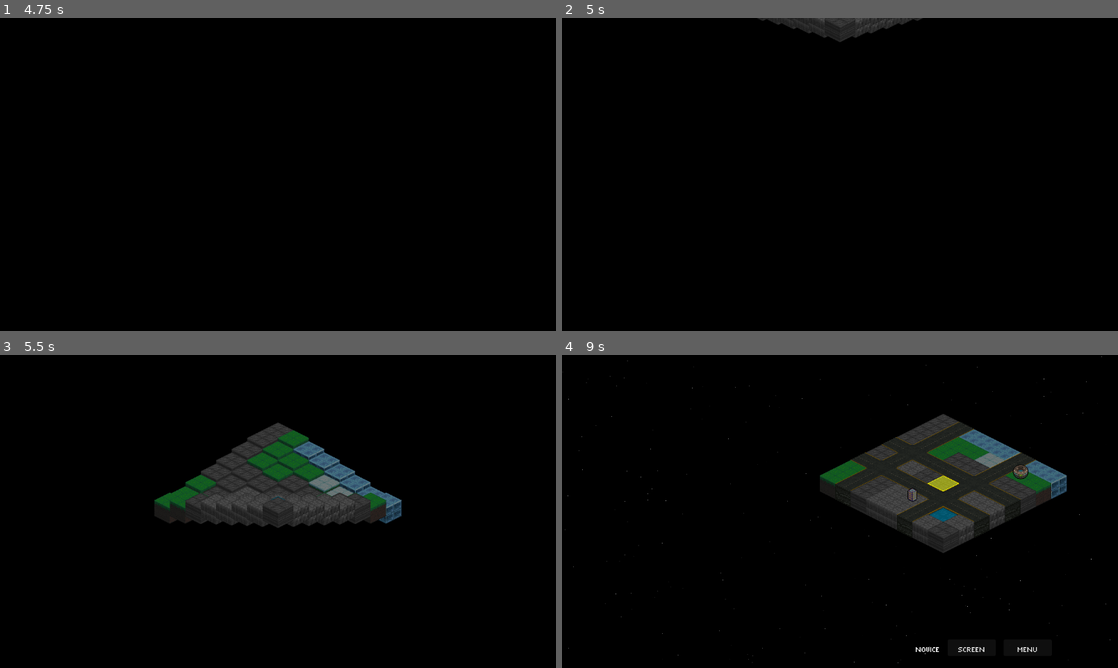
Above: before the commit, frames 1-4 (two rows, left to right).
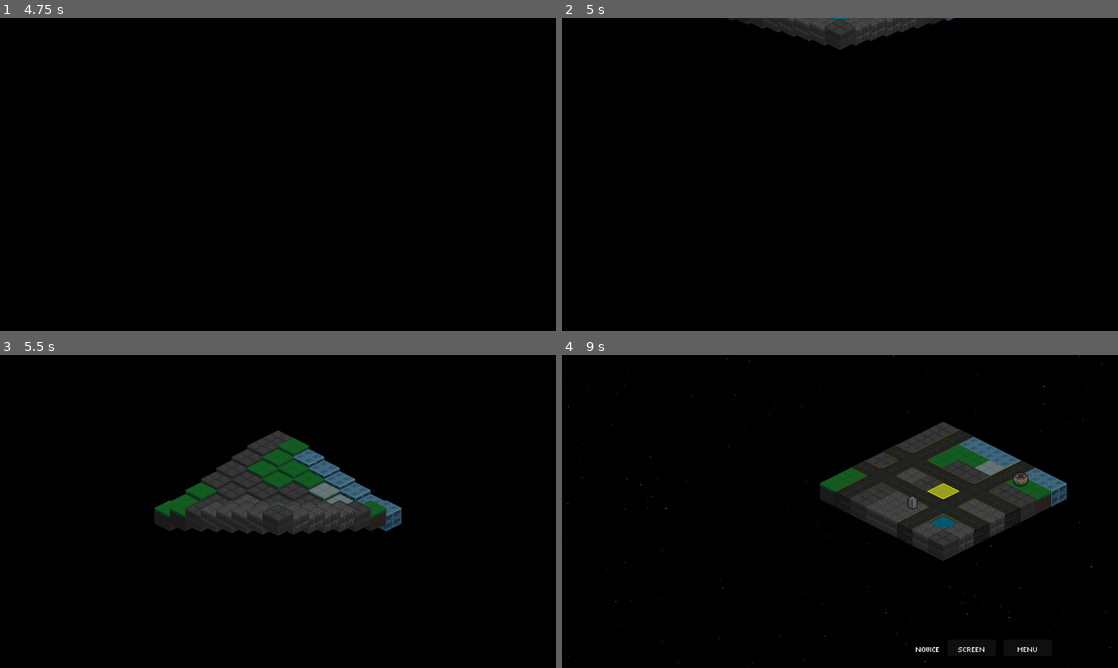
Above: after the commit, the same moments.

Repository: Tekknobot/Terrain
Game: Godot game, scene res://Scenes/TitleScreen.tscn
Same seed, same stepped clock (60 frames per second), same inputs: the game is played once before the commit and once after it. Sound files missing from this copy of the repository are replaced by a short silence.
Inputs (mouse positions are in pixels of both pictures, inside the frame that each line leads up to):
- Up to frame 1 (4.75 s): click "PLAY" at 0.5 s; click (61, 161) at 1.25 s; click (105, 161) at 2.02 s; click (150, 161) at 2.77 s; click "Confirm" at 3.5 s; click (289, 196) at 4.25 s
- Up to frame 2 (5 s): no input
- Up to frame 3 (5.5 s): tap Enter (ui_accept) at 5, 5.27 s; move the mouse to (400, 495) at 5.02 s; click (400, 495) at 5.17 s
- Up to frame 4 (9 s): drag from (728, 527) to (917, 508) at 5.77 s; move the mouse to (895, 442) at 6.52 s; click (895, 442) at 6.67 s; drag from (812, 574) to (884, 524) at 7.27 s; tap Enter (ui_accept) at 8, 8.27 s; move the mouse to (1006, 558) at 8.02 s; click (1006, 558) at 8.17 s; click "END TURN" at 8.75 s

Frame 1 is identical in both runs. In frame 2, 1.0% of the frame differs, in the area x 29-71%, y 0-11%; in frame 3, 4.8%; in frame 4, 5.8%, in the area x 0-99%, y 0-100%.

Commit message:
Adjust screen center of map.

Diff:
--- a/Scripts/Camera2D.gd
+++ b/Scripts/Camera2D.gd
@@ -1,57 +1,51 @@
+# File: res://Scripts/Camera2D.gd
 extends Camera2D
 
-# List of available zoom levels.
+# Zoom levels to cycle through
 var zoom_levels = [
 	Vector2(1, 1),
 	Vector2(2, 2),
 ]
-
 var current_zoom_index := 0
 
-# Camera drag
+# Drag state
 var dragging := false
 var drag_start := Vector2.ZERO
 var camera_start := Vector2.ZERO
-var base_position := Vector2.ZERO  # position controlled by drag and centering logic
+var base_position := Vector2.ZERO  # the “true” camera pos; shake adds on top
+var valid_drag := false
 
-# For pinch zooming
+# Touch pinch-zoom
 var active_touches := {}
 var pinch_initial_distance := 0.0
 var pinch_initial_zoom_index := 0
 
-# Camera shake
+# Shake
 var shake_amount := 0.0
 var shake_decay := 5.0
 
-var valid_drag := false
-var camera_offset
-
 func _ready():
+	# Restore zoom from settings
 	GameData.load_settings()
-	current_zoom_index = GameData.current_zoom_index
-
+	current_zoom_index = clamp(GameData.current_zoom_index, 0, zoom_levels.size() - 1)
 	zoom = zoom_levels[current_zoom_index]
 
+	set_process(true)
 	set_process_unhandled_input(true)
-	set_process(true)
 
-	# Center camera on TileMap
-	var tilemap = get_tree().get_current_scene().get_node("TileMap")
-	var grid_width = 8
-	var grid_height = 8
-	var center_tile = Vector2(grid_width / 2, grid_height / 2)
-	var world_pos = tilemap.to_global(tilemap.map_to_local(center_tile))
-	global_position = world_pos
-	base_position = world_pos
-
+	# Center on the map once at start
+	_center_on_tilemap()
+	# …and again after one frame in case tiles spawn async
+	call_deferred("_center_on_tilemap")
 
 func _unhandled_input(event):
-	# Near the top of _unhandled_input
-	var tilemap = get_tree().get_current_scene().get_node("TileMap")
-	if tilemap.selected_unit != null:
-		return  # disable all dragging/zoom logic while unit is selected
+	var tilemap: TileMap = get_tree().get_current_scene().get_node("TileMap")
 
-	# Zooming
+	# If a unit is currently selected, skip camera interactions (matches your rule)
+	if tilemap != null and tilemap.selected_unit != null:
+		return
+
+	# Mouse wheel zoom
 	if event is InputEventMouseButton:
 		if event.button_index == MOUSE_BUTTON_WHEEL_DOWN and event.pressed:
 			current_zoom_index = max(current_zoom_index - 1, 0)
@@ -60,10 +54,10 @@
 			current_zoom_index = min(current_zoom_index + 1, zoom_levels.size() - 1)
 			_zoom_camera()
 
-		# Start drag only if clicking empty tile
+		# Drag start/stop (only if clicking empty tile)
 		if event.button_index == MOUSE_BUTTON_LEFT:
 			if event.pressed:
-				if is_click_on_empty_tile():
+				if _is_click_on_empty_tile():
 					dragging = true
 					valid_drag = true
 					drag_start = get_global_mouse_position()
@@ -74,11 +68,11 @@
 				dragging = false
 				valid_drag = false
 
+	# Dragging
 	elif event is InputEventMouseMotion and dragging and valid_drag:
 		base_position = camera_start - (get_global_mouse_position() - drag_start) * 0.6
 
-
-	# Pinch zoom (mobile)
+	# Touch: pinch zoom
 	elif event is InputEventScreenTouch:
 		if event.pressed:
 			active_touches[event.index] = event.position
@@ -97,60 +91,72 @@
 			var touches = active_touches.values()
 			var current_distance = touches[0].distance_to(touches[1])
 			var ratio = current_distance / pinch_initial_distance
+
 			var offset := 0
-			if ratio > 1:
-				offset = int((ratio - 1) * 5)
-			elif ratio < 1:
-				offset = -int((1 - ratio) * 5)
+			if ratio > 1.0:
+				offset = int((ratio - 1.0) * 5.0)
+			elif ratio < 1.0:
+				offset = -int((1.0 - ratio) * 5.0)
+
 			var new_index = clamp(pinch_initial_zoom_index + offset, 0, zoom_levels.size() - 1)
 			if new_index != current_zoom_index:
 				current_zoom_index = new_index
 				_zoom_camera()
 
+func _process(delta):
+	# Apply shake around the base_position (no difficulty-based vertical offset)
+	if shake_amount > 0.0:
+		var shake_offset = Vector2(
+			randf_range(-1.0, 1.0),
+			randf_range(-1.0, 1.0)
+		) * shake_amount
+		global_position = base_position + shake_offset
+		shake_amount = max(shake_amount - shake_decay * delta, 0.0)
+	else:
+		global_position = base_position
 
 func _zoom_camera():
 	var target_zoom = zoom_levels[current_zoom_index]
 	var tween = create_tween()
 	tween.tween_property(self, "zoom", target_zoom, 0.2).set_trans(Tween.TRANS_CUBIC)
-	print("→ Camera zoom changed: index=", current_zoom_index, ", zoom=", target_zoom)
 	GameData.current_zoom_index = current_zoom_index
 	GameData.save_settings()
 
+func _is_click_on_empty_tile() -> bool:
+	var tilemap: TileMap = get_tree().get_current_scene().get_node("TileMap")
+	if tilemap == null:
+		return true
 
-func is_click_on_empty_tile() -> bool:
-	var tilemap = get_tree().get_current_scene().get_node("TileMap")
-
-	# If a unit is selected, don't allow drag
-	if tilemap.has_node("selected_unit") and tilemap.selected_unit != null:
-		return false
-
-	var local_pos = tilemap.to_local(get_viewport().get_mouse_position())
-	var clicked_tile = tilemap.local_to_map(local_pos)
+	var local_pos = tilemap.to_local(get_global_mouse_position())
+	var clicked_tile: Vector2i = tilemap.local_to_map(local_pos)
 
 	var has_unit := tilemap.get_unit_at_tile(clicked_tile) != null
 	var has_structure := tilemap.get_structure_at_tile(clicked_tile) != null
-
 	return not has_unit and not has_structure
 
+func _center_on_tilemap() -> void:
+	var tilemap: TileMap = get_tree().get_current_scene().get_node("TileMap")
+	if tilemap == null:
+		return
 
-func _process(delta):
-	if GameData.current_level >= 6:
-		camera_offset = 0
-	else:
-		camera_offset = 16
+	var used: Rect2i = tilemap.get_used_rect()
+	if used.size.x <= 0 or used.size.y <= 0:
+		used = Rect2i(Vector2i.ZERO, Vector2i(tilemap.grid_width, tilemap.grid_height))
 
-	if shake_amount > 0:
-		var shake_offset = Vector2(
-			randf_range(-1.0, 1.0),
-			randf_range(-1.0, 1.0)
-		) * shake_amount
-		global_position = base_position + shake_offset
-		global_position.y -= camera_offset
-		shake_amount = max(shake_amount - shake_decay * delta, 0.0)
-	else:
-		global_position = base_position
-		global_position.y -= camera_offset
+	# Map corners (top-left and bottom-right *boundary*)
+	var tl_local: Vector2 = tilemap.map_to_local(used.position)
+	var br_local: Vector2 = tilemap.map_to_local(used.position + used.size)
 
+	# Geometric center (local)
+	var center_local: Vector2 = (tl_local + br_local) * 0.5
+
+	# Apply the same vertical visual bias you use for mouse/tile math
+	var visual_bias := Vector2(0, 64)
+
+	# Convert to world and set
+	var center_world: Vector2 = tilemap.to_global(center_local + visual_bias)
+	base_position = center_world
+	global_position = center_world
 
 func shake(amount: float) -> void:
 	shake_amount = amount
--- a/Scripts/TileMap.gd
+++ b/Scripts/TileMap.gd
@@ -246,11 +246,6 @@
 	print("Map cleared – waiting for host data.")
 
 func _generate_map():
-	# 1) Apply difficulty sizing first
-	if GameData.map_difficulty >= 6:
-		grid_width  = 10
-		grid_height = 10
-
 	# 2) Now set up camera (it will read the new size)
 	_setup_camera()
 
@@ -845,9 +840,9 @@
 
 func spawn_new_enemy_units() -> void:
 	# ─────────────────────────────────────────────────────────
-	# Tier pacing knobs (1–4). You can tweak these numbers.
+	# Tier pacing knobs (1–6). You can tweak these numbers.
 	# ─────────────────────────────────────────────────────────
-	var tier = clamp(GameData.map_difficulty, 1, 4)
+	var tier = clamp(GameData.map_difficulty, 1, 6)
 	var MAX_ON_BOARD = {1: 6, 2: 8, 3: 10, 4: 12}.get(tier, 8)
 	var BASE_PER_WAVE = {1: 1, 2: 2, 3: 3, 4: 3}.get(tier, 2)
 	var GROWTH_PER_WAVE = {1: 0, 2: 1, 3: 1, 4: 2}.get(tier, 1)
